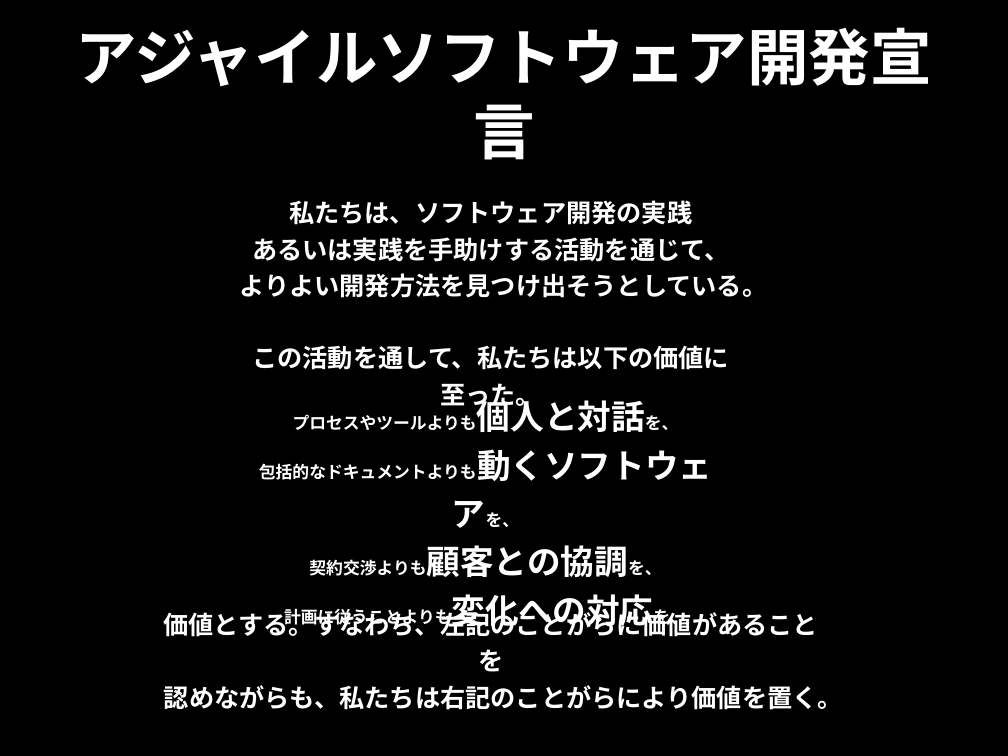
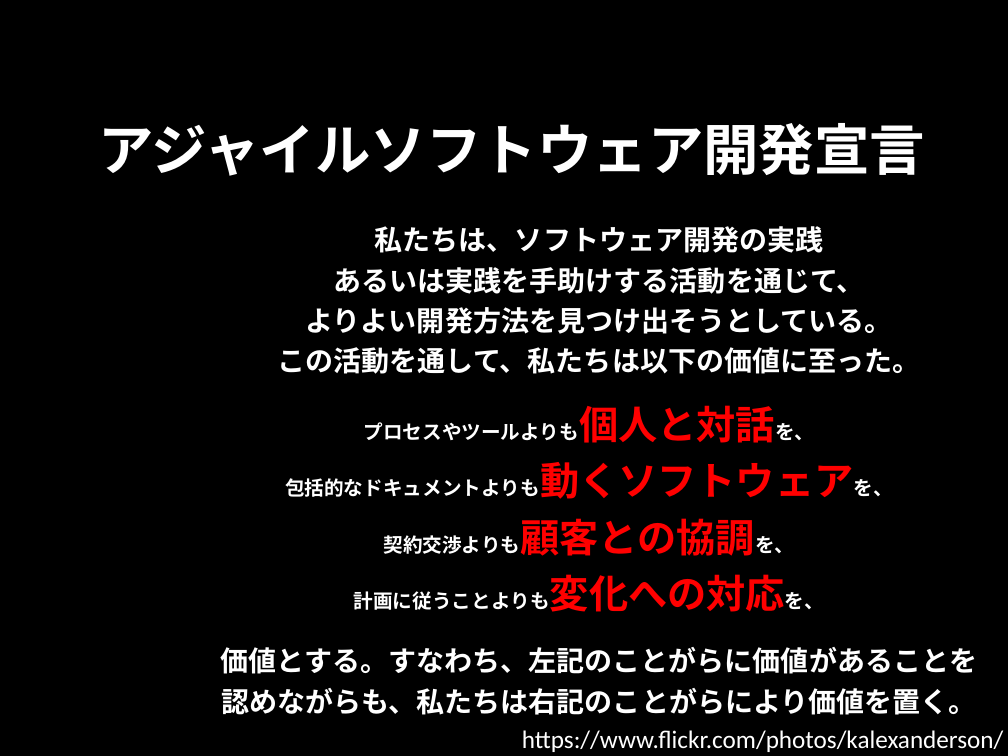
Before and after one commit to citrus1981/document, a slide deck: slide 6 of agile.pptx (slide 11 before the commit). Drawn at 1008x756 pixels with LibreOffice and Linux fonts; fonts in the diff are those of the drawing; background and template pictures are left out. Boxes give left, top, right and bottom in pixels: in the first picture for what was removed or moved away, otherwise in the second. Text is boxed around its words. In the diff, an @@ line names an element or a change of style, - is before the commit and + after.

Commit message:
change

```diff
--- a/agile.pptx
+++ b/agile.pptx
@@ title "アジャイルソフトウェア開発宣言": place and size @@
-title "アジャイルソフトウェア開発宣言" at bbox=[75, 27, 932, 160]
+title "アジャイルソフトウェア開発宣言" at bbox=[99, 123, 926, 176]
@@ title "アジャイルソフトウェア開発宣言" at bbox=[99, 123, 926, 176]: size 44 to 39.6 pt @@
@@ text "私たちは、ソフトウェア開発の実践 あるいは実践を手助けする活動を通じて、 よりよい開発方法を見つけ出そうとしている。 こ ...": place and size @@
-text "私たちは、ソフトウェア開発の実践 あるいは実践を手助けする活動を通じて、 よりよい開発方法を見つけ出そうとしている。 こ ..." at bbox=[239, 200, 767, 410]
+text "私たちは、ソフトウェア開発の実践 あるいは実践を手助けする活動を通じて、 よりよい開発方法を見つけ出そうとしている。 こ ..." at bbox=[278, 226, 921, 374]
@@ text "私たちは、ソフトウェア開発の実践 あるいは実践を手助けする活動を通じて、 よりよい開発方法を見つけ出そうとしている。 こ ..." at bbox=[278, 226, 921, 374]: size 18 to 20 pt @@
@@ text "プロセスやツールよりも個人と対話を、 包括的なドキュメントよりも動くソフトウェアを、 契約交渉よりも顧客との協調を、 計 ...": place and size @@
-text "プロセスやツールよりも個人と対話を、 包括的なドキュメントよりも動くソフトウェアを、 契約交渉よりも顧客との協調を、 計 ..." at bbox=[259, 395, 712, 632]
+text "プロセスやツールよりも個人と対話を、 包括的なドキュメントよりも動くソフトウェアを、 契約交渉よりも顧客との協調を、 計 ..." at bbox=[285, 405, 892, 612]
@@ text "プロセスやツールよりも個人と対話を、 包括的なドキュメントよりも動くソフトウェアを、 契約交渉よりも顧客との協調を、 計 ..." at bbox=[285, 405, 892, 612]: size 12 to 14 pt, size 24 to 28 pt, text colour #FFFFFF to #FF0000 in "プロセスやツールよりも個人と対話を、 包括的なドキュメントよりも動くソフトウェアを、 契約交渉よりも顧客との協調を、 計 ..." @@
@@ text "価値とする。すなわち、左記のことがらに価値があることを 認めながらも、私たちは右記のことがらにより価値を置く。" at bbox=[221, 647, 977, 715]: size 18 to 20 pt @@
@@ text "価値とする。すなわち、左記のことがらに価値があることを 認めながらも、私たちは右記のことがらにより価値を置く。": place and size @@
-text "価値とする。すなわち、左記のことがらに価値があることを 認めながらも、私たちは右記のことがらにより価値を置く。" at bbox=[164, 608, 843, 710]
+text "価値とする。すなわち、左記のことがらに価値があることを 認めながらも、私たちは右記のことがらにより価値を置く。" at bbox=[221, 647, 977, 715]
@@ text added at bbox=[522, 730, 1004, 752], 18 pt, text #FFFFFF @@
+https://www.flickr.com/photos/kalexanderson/
```
Also in this commit, not shown: 2 other slides changed, 2 slides added, 1 slide removed.
